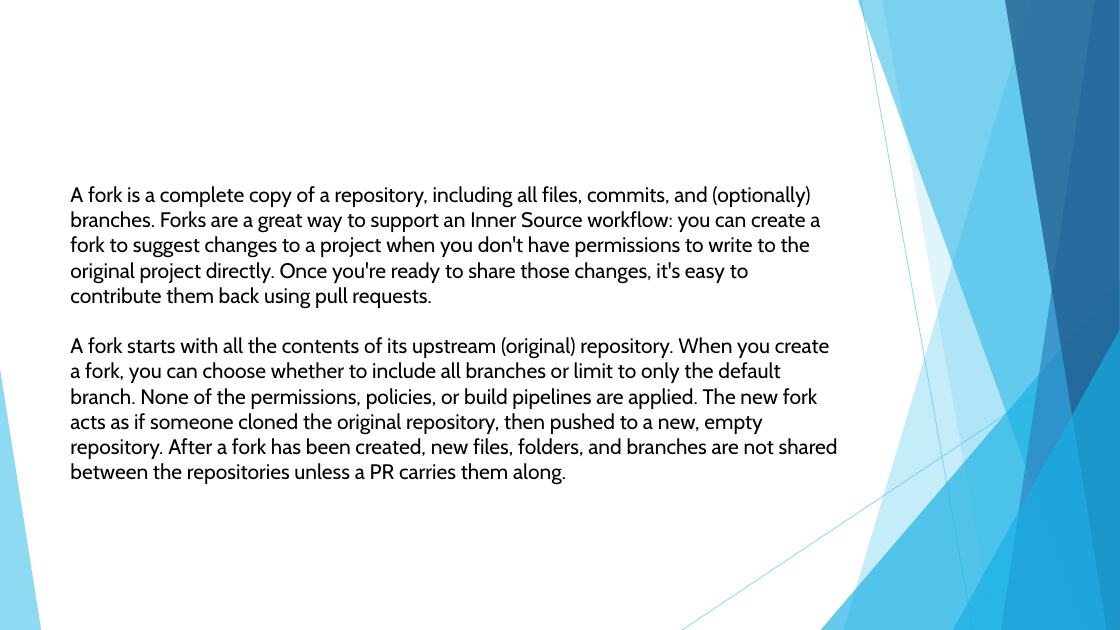
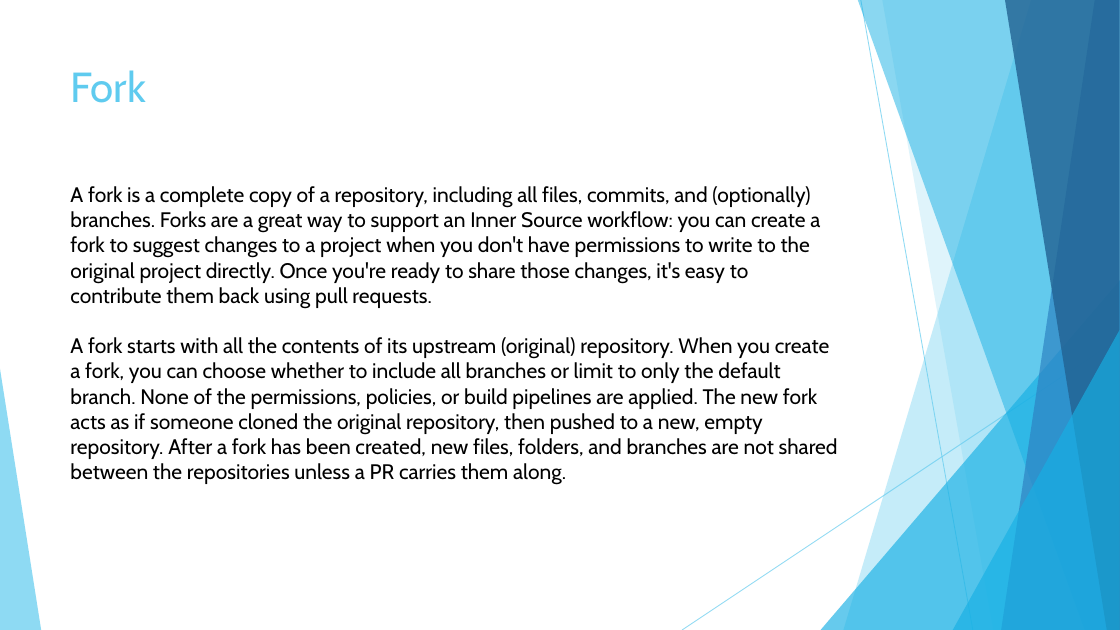
Before and after one commit to KarolinaUr/ProjSystBI, a slide deck: slide 25 of P02_GIT/ProjP1_02_GIT.pptx (slide 14 before the commit). Drawn at 1120x630 pixels with LibreOffice and Linux fonts; fonts in the diff are those of the drawing. Boxes give left, top, right and bottom in pixels: in the first picture for what was removed or moved away, otherwise in the second. Text is boxed around its words. In the diff, an @@ line names an element or a change of style, - is before the commit and + after.

```diff
--- a/P02_GIT/ProjP1_02_GIT.pptx
+++ b/P02_GIT/ProjP1_02_GIT.pptx
@@ title added at (x1=71, y1=70, x2=147, y2=103), 36 pt, text #5FCBEF @@
+Fork
```
Also in this commit, not shown: 7 other slides changed, 15 slides added, 5 slides removed.
